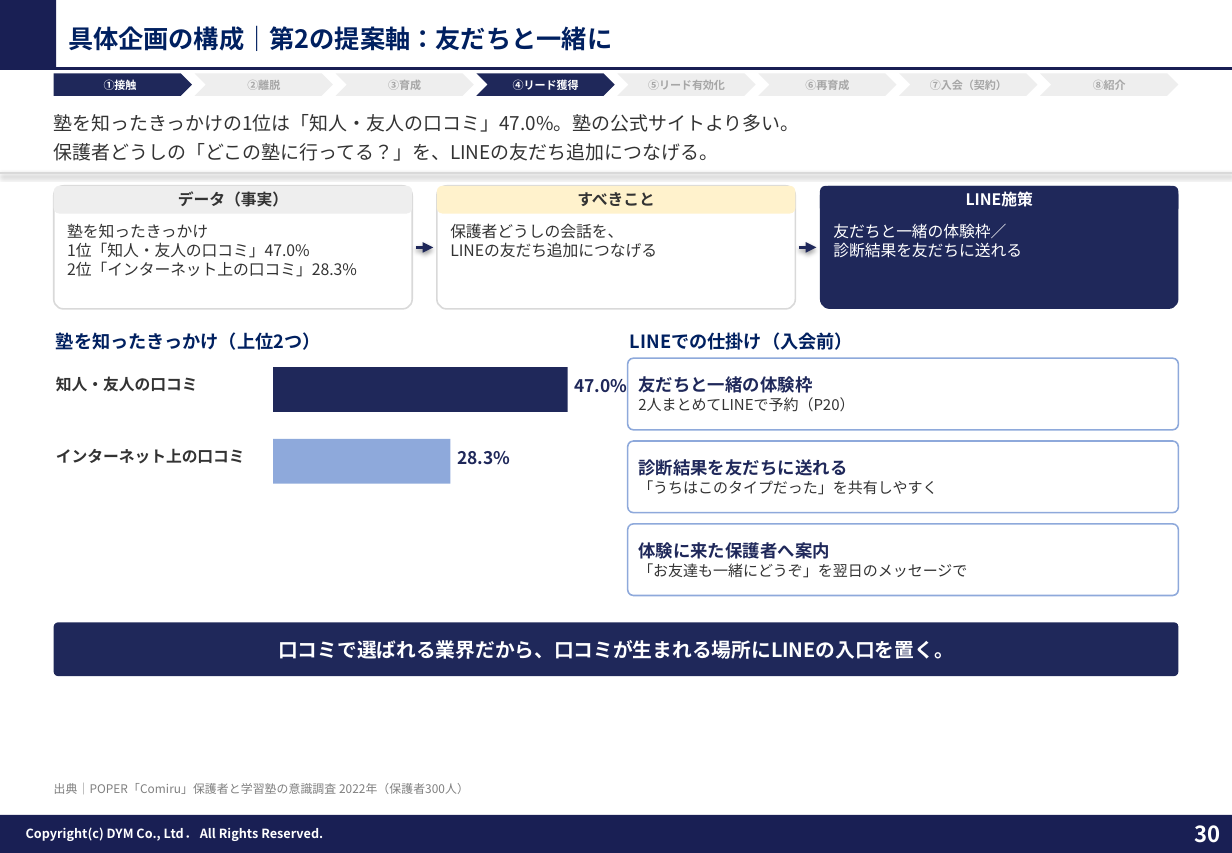
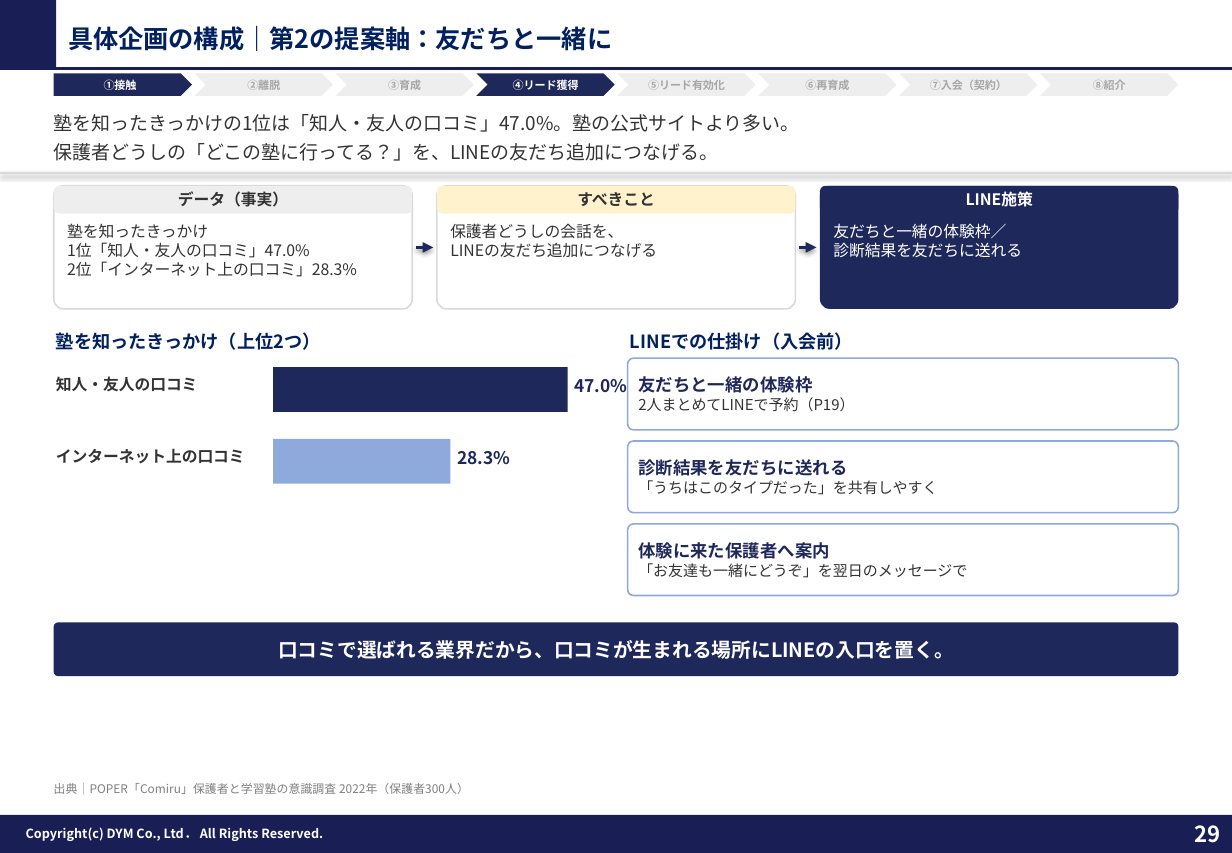
Before and after one commit to tonomura-r-dev/folder, a slide deck: slide 29 of 教育（塾）業界_LINEOA施策提案ver3.pptx (slide 30 before the commit). Drawn at 1232x853 pixels with LibreOffice and Linux fonts; fonts in the diff are those of the drawing; background and template pictures are left out. Boxes give left, top, right and bottom in pixels: in the first picture for what was removed or moved away, otherwise in the second. Text is boxed around its words. In the diff, an @@ line names an element or a change of style, - is before the commit and + after.

```diff
--- a/教育（塾）業界_LINEOA施策提案ver3.pptx
+++ b/教育（塾）業界_LINEOA施策提案ver3.pptx
@@ text in rounded rectangle at box(638, 397, 854, 411): text changed @@
-2人まとめてLINEで予約（P20）
+2人まとめてLINEで予約（P19）
@@ page number at box(1195, 825, 1221, 843): text changed @@
-30
+29
```
Also in this commit, not shown: 10 other slides changed, 1 slide removed, 3 other files.
